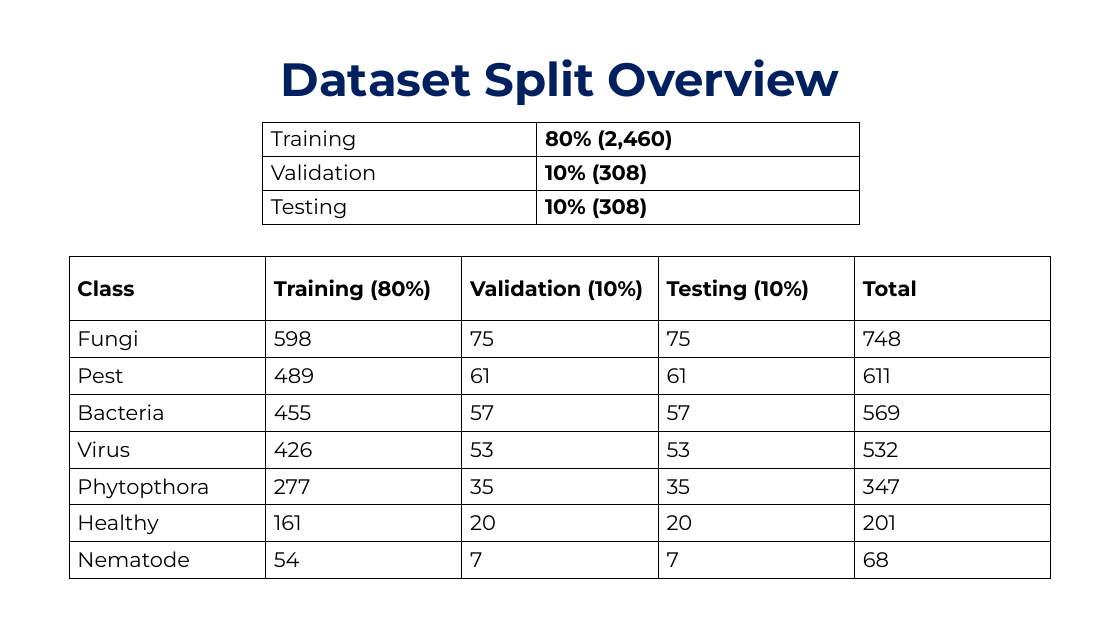
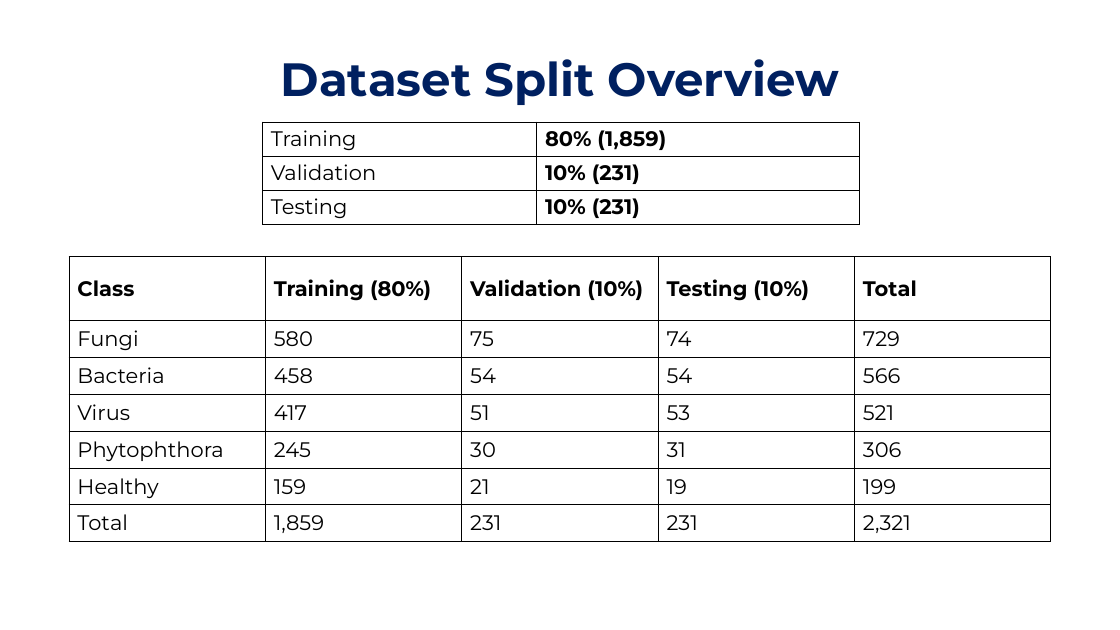
Before and after one commit to mamunonweb/capstone, a slide deck: slide 11 of 01/presentation/Potato_Leaf_Disease_Defense_Slides.pptx. Drawn at 1120x630 pixels with LibreOffice and Linux fonts; fonts in the diff are those of the drawing. Boxes give left, top, right and bottom in pixels: in the first picture for what was removed or moved away, otherwise in the second. Text is boxed around its words. In the diff, an @@ line names an element or a change of style, - is before the commit and + after.

```diff
--- a/01/presentation/Potato_Leaf_Disease_Defense_Slides.pptx
+++ b/01/presentation/Potato_Leaf_Disease_Defense_Slides.pptx
@@ table at (x1=263, y1=122, x2=860, y2=223) @@
-row 1, column 2: 80% (2,460)
+row 1, column 2: 80% (1,859)
-row 2, column 2: 10% (308)
+row 2, column 2: 10% (231)
-row 3, column 2: 10% (308)
+row 3, column 2: 10% (231)
@@ table at (x1=69, y1=257, x2=1052, y2=579) @@
-row 2: Fungi | 598 | 75 | 75 | 748
-row 3: Pest | 489 | 61 | 61 | 611
-row 4: Bacteria | 455 | 57 | 57 | 569
-row 5: Virus | 426 | 53 | 53 | 532
-row 6: Phytopthora | 277 | 35 | 35 | 347
-row 7: Healthy | 161 | 20 | 20 | 201
-row 8: Nematode | 54 | 7 | 7 | 68
+row 2: Fungi | 580 | 75 | 74 | 729
+row 3: Bacteria | 458 | 54 | 54 | 566
+row 4: Virus | 417 | 51 | 53 | 521
+row 5: Phytophthora | 245 | 30 | 31 | 306
+row 6: Healthy | 159 | 21 | 19 | 199
+row 7: Total | 1,859 | 231 | 231 | 2,321
```
Also in this commit, not shown: 28 other slides changed, 1 slide added, 2 slides removed, 25 other files.
